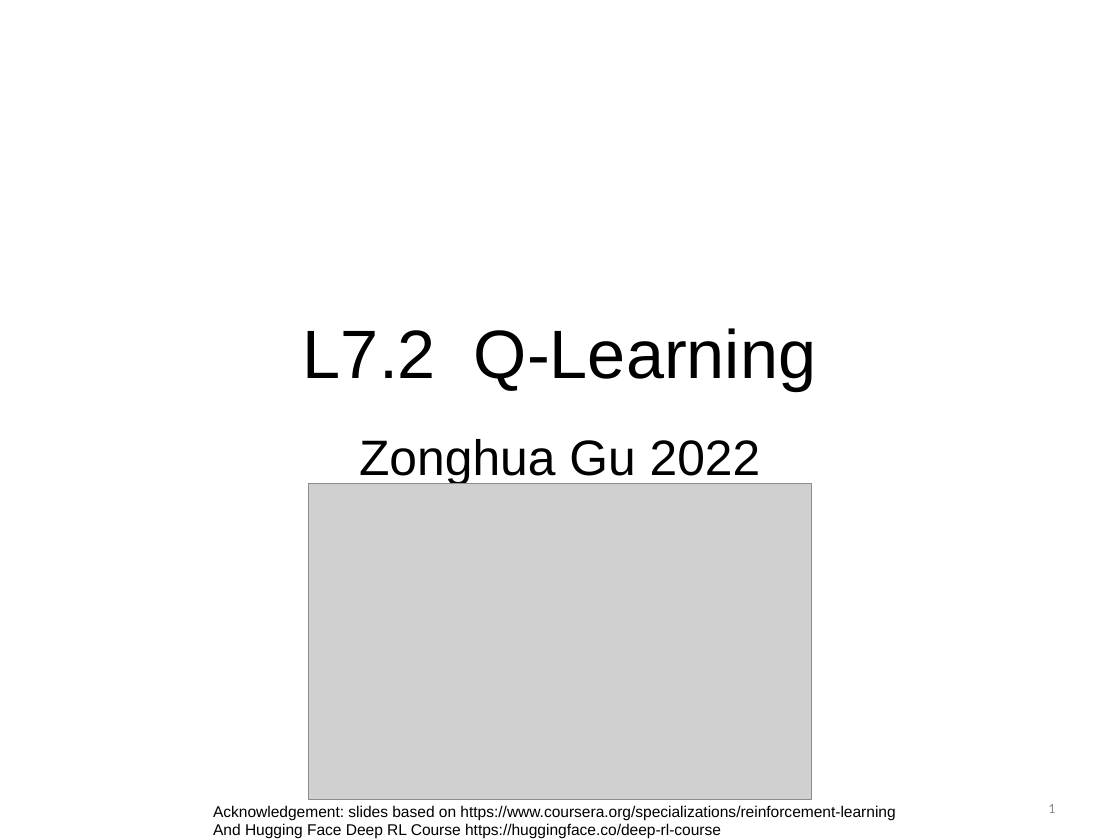
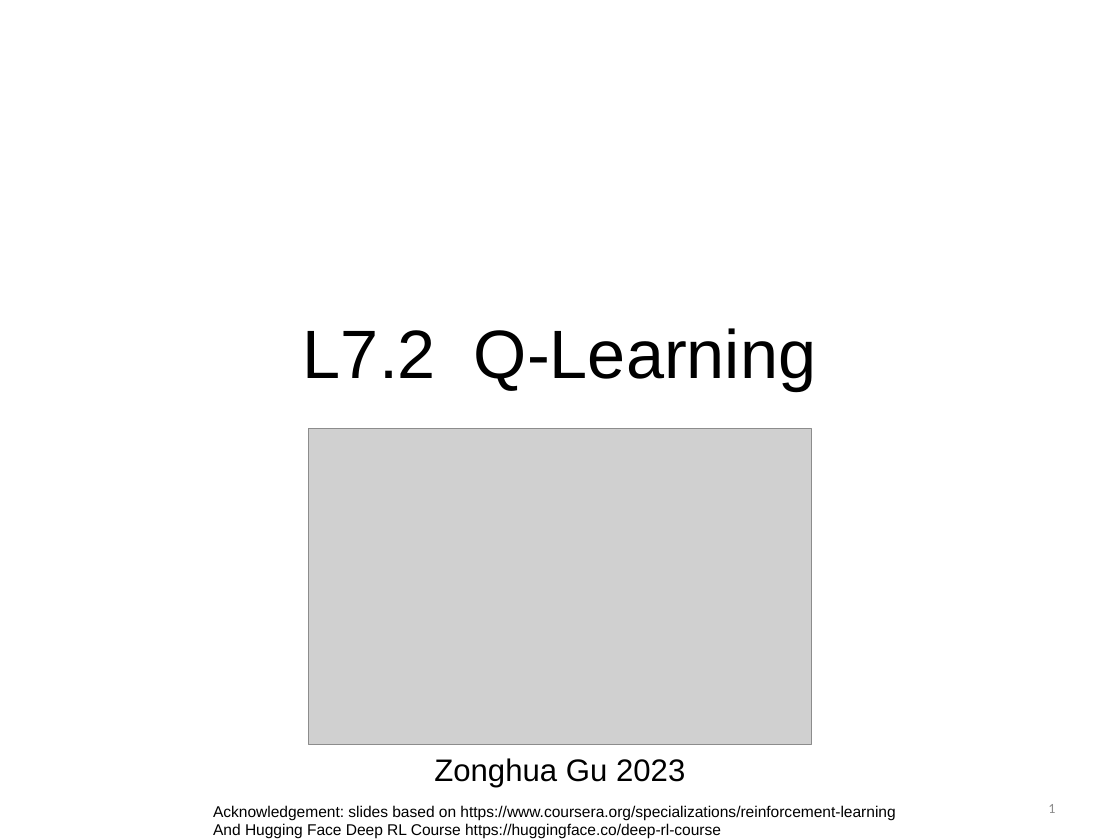
Before and after one commit to guzonghua/saav, a slide deck: slide 1 of PPTs/L7.2 Q-Learning.pptx. Drawn at 1120x840 pixels with LibreOffice and Linux fonts; fonts in the diff are those of the drawing; grey boxes stand for pictures. Boxes give left, top, right and bottom in pixels: in the first picture for what was removed or moved away, otherwise in the second. Text is boxed around its words. In the diff, an @@ line names an element or a change of style, - is before the commit and + after.

```diff
--- a/PPTs/L7.2 Q-Learning.pptx
+++ b/PPTs/L7.2 Q-Learning.pptx
@@ picture moved from (x1=309, y1=484, x2=812, y2=800) to (x1=309, y1=429, x2=812, y2=745) @@
@@ subtitle at (x1=434, y1=758, x2=685, y2=787): text changed; size 32 to 20 pt @@
-Zonghua Gu 2022
+Zonghua Gu 2023
```
Also in this commit, not shown: 2 other slides changed, 4 other files.
